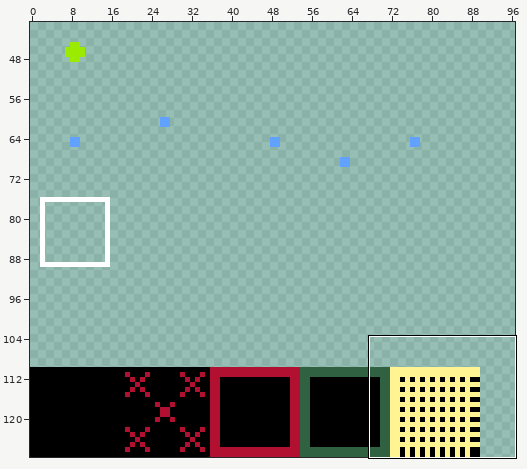
Two states of a pixel-art file, resource_original/art/algorithm_practice/algorithm_practice_tilesheet_01.aseprite. Above, an overview of the earlier version with the close-up marked.
Close-up. Old version:
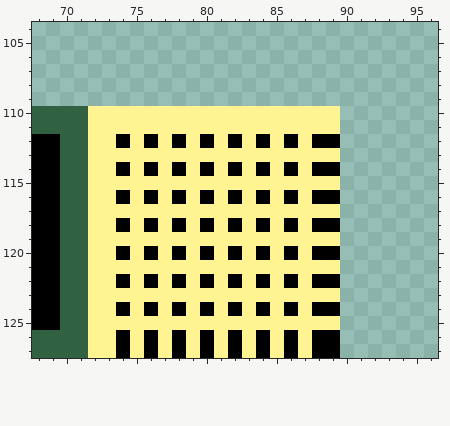
128x128 pixels, 1 frame. Shown: x 68..96, y 104..127. The wide view leaves out empty margins.
New version:
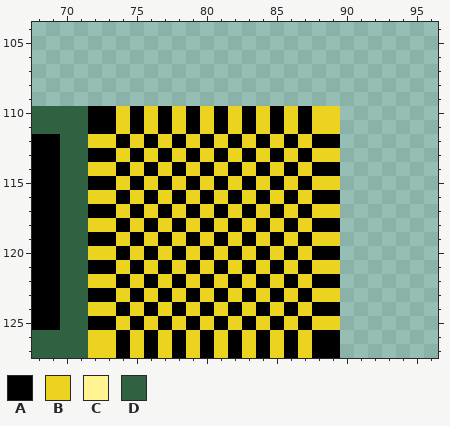
Palette (. is transparent): A #000000  B #ebd320  C #fff392  D #306141
Changes in this commit:
Changed rows in their new state; - is an unchanged pixel.
Layer "Body_01":
first column x 72:
110 AABABABABABABABABB
111 AABABABABABABABABB
112 BB-B-B-B-B-B-B-B--
113 AABABABABABABABABB
114 BB-B-B-B-B-B-B-B--
115 AABABABABABABABABB
116 BB-B-B-B-B-B-B-B--
117 AABABABABABABABABB
118 BB-B-B-B-B-B-B-B--
119 AABABABABABABABABB
120 BB-B-B-B-B-B-B-B--
121 AABABABABABABABABB
122 BB-B-B-B-B-B-B-B--
123 AABABABABABABABABB
124 BB-B-B-B-B-B-B-B--
125 AABABABABABABABABB
126 BB-B-B-B-B-B-B-B--
127 BB-B-B-B-B-B-B-B--
Changed places in both close-ups, as pixel boxes (x1, y1, x2, y2):
changed: (88, 106, 340, 358)
